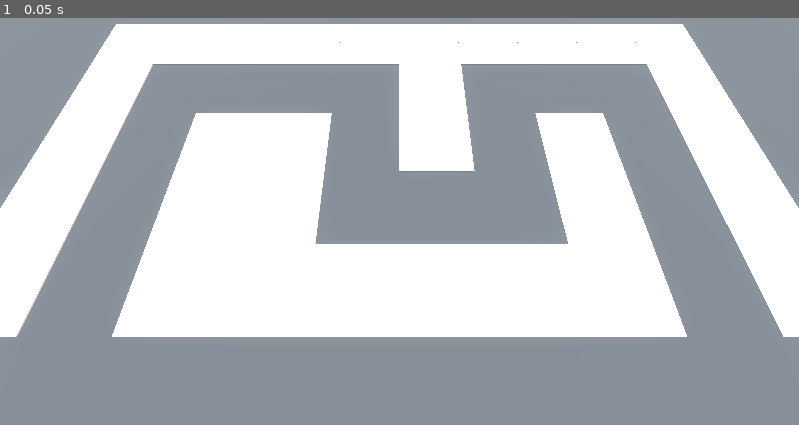
Above: before the commit, frame 1.
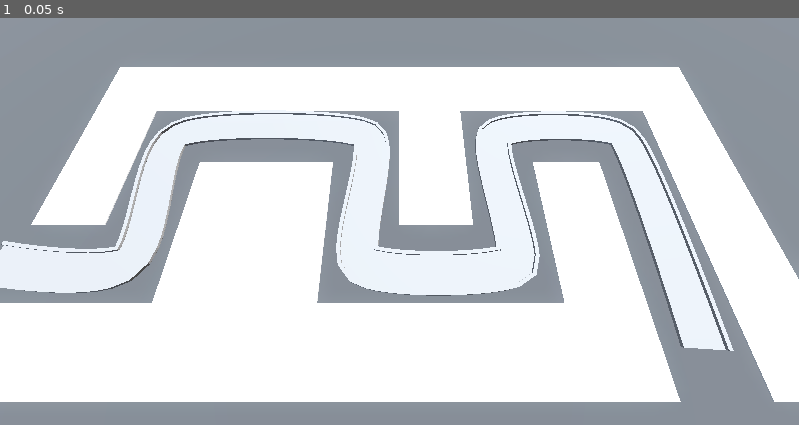
Above: after the commit, the same moment.

Repository: Bzparkes/BarbarianBlaster
Game: Godot game, scene res://BaseLevel.tscn
Same seed, same stepped clock (60 frames per second), same inputs: the game is played once before the commit and once after it. The project has no main scene, so this scene is started directly.
Inputs:
- Up to frame 1 (0.05 s): no input

The runs differ from the first frame. In frame 1, 52% of the frame differs, in the area x 0-100%, y 1-95%.

Commit message:
Added in the path

Diff:
--- a/BaseLevel.tscn
+++ b/BaseLevel.tscn
@@ -18,6 +18,13 @@
 [sub_resource type="StandardMaterial3D" id="StandardMaterial3D_lvb7b"]
 albedo_color = Color(0.26666668, 0.26666668, 0.26666668, 1)
 
+[sub_resource type="Curve3D" id="Curve3D_lvb7b"]
+_data = {
+"points": PackedVector3Array(0, 0, 0, 0, 0, 0, -21, 0, 6, -1, 0, 1, 1, 0, -1, -14, 0, 6, -1.2, 0, 1.2, 1.2, 0, -1.2, -14, 0, -2, -1, 0, -1, 1, 0, 1, -2, 0, -2, -0.8, 0, -0.8, 0.8, 0, 0.8, -2, 0, 6, -0.6, 0, 0.7, 0.6, 0, -0.7, 6, 0, 6, -0.8, 0, 1, 0.8, 0, -1, 6, 0, -2, -0.7, 0, -1, 0.7, 0, 1, 14, 0, -2, 0, 0, 0, 0, 0, 0, 14, 0, 10),
+"tilts": PackedFloat32Array(0, 0, 0, 0, 0, 0, 0, 0, 0)
+}
+point_count = 9
+
 [node name="BaseLevel" type="Node3D"]
 
 [node name="WorldEnvironment" type="WorldEnvironment" parent="."]
@@ -28,7 +35,7 @@
 shadow_enabled = true
 
 [node name="Camera3D" type="Camera3D" parent="."]
-transform = Transform3D(1, 0, 0, 0, 0.42261824, 0.9063078, 0, -0.9063078, 0.42261824, 0, 13.5, 12)
+transform = Transform3D(1, 0, 0, 0, 0.42261824, 0.9063078, 0, -0.9063078, 0.42261824, 0, 15, 9.5)
 
 [node name="CSGBox3D" type="CSGBox3D" parent="."]
 transform = Transform3D(1, 0, 0, 0, 1, 0, 0, 0, 1, 0, -1, 0)
@@ -41,7 +48,52 @@
 cell_size = Vector3(4, 4, 4)
 cell_center_y = false
 data = {
-"cells": PackedInt32Array(65535, 65534, 524288, 65531, 65535 …(93 unchanged characters)…  2, 2, 524288, 65531, 0, 524288, 65531, 1, 524288, 65531, 2, 524288, 65533, 2, 524288, 65534, 65534, 524288, 65534, 2, 524288, 0, 65534, 524288, 1, 65534, 524288, 2, 65534, 524288, 3, 65534, 524288, 4, 65534, 524288, 4, 0, 524288, 4, 1, 524288, 4, 2, 524288, 65533, 1, 1310720, 65534, 1, 1310720, 0, 0, 1310720, 2, 1, 1310720, 2, 0, 1310720, 0, 65535, 1310720, 65535, 2, 1310720, 0, 2, 1310720, 1, 2, 1310720, 65533, 0, 1310720, 65534, 0, 1310720)
+"cells": PackedInt32Array(65535, 65534, 524288, 65531, 65535 …(93 unchanged characters)…  2, 2, 524288, 65531, 0, 524288, 65531, 2, 524288, 65533, 2, 524288, 65534, 65534, 524288, 65534, 2, 524288, 0, 65534, 524288, 1, 65534, 524288, 2, 65534, 524288, 3, 65534, 524288, 4, 65534, 524288, 4, 0, 524288, 4, 1, 524288, 4, 2, 524288, 65533, 1, 1310720, 65534, 1, 1310720, 0, 0, 1310720, 2, 1, 1310720, 2, 0, 1310720, 0, 65535, 1310720, 65535, 2, 1310720, 0, 2, 1310720, 1, 2, 1310720, 65533, 0, 1310720, 65534, 0, 1310720, 65532, 2, 1310720)
 }
 metadata/_editor_floor_ = Vector3(0, 0, 0)
 metadata/_edit_lock_ = true
+
+[node name="Path3D" type="Path3D" parent="."]
+curve = SubResource("Curve3D_lvb7b")
+
+[node name="Road" type="CSGPolygon3D" parent="Path3D"]
+polygon = PackedVector2Array(-1, 0, -1, 0.01, 1, 0.01, 1, 0)
+mode = 2
+path_node = NodePath("..")
+path_interval_type = 0
+path_interval = 0.5
+path_simplify_angle = 0.0
+path_rotation = 2
+path_rotation_accurate = false
+path_local = false
+path_continuous_u = true
+path_u_distance = 1.0
+path_joined = false
+
+[node name="LeftEdge" type="CSGPolygon3D" parent="Path3D"]
+polygon = PackedVector2Array(-1.1, 0, -1.1, 0.15, -0.9, 0.15, -0.9, 0)
+mode = 2
+path_node = NodePath("..")
+path_interval_type = 0
+path_interval = 0.5
+path_simplify_angle = 0.0
+path_rotation = 2
+path_rotation_accurate = false
+path_local = false
+path_continuous_u = true
+path_u_distance = 1.0
+path_joined = false
+
+[node name="RightEdge" type="CSGPolygon3D" parent="Path3D"]
+polygon = PackedVector2Array(0.9, 0, 0.9, 0.15, 1.1, 0.15, 1.1, 0)
+mode = 2
+path_node = NodePath("..")
+path_interval_type = 0
+path_interval = 0.5
+path_simplify_angle = 0.0
+path_rotation = 2
+path_rotation_accurate = false
+path_local = false
+path_continuous_u = true
+path_u_distance = 1.0
+path_joined = false
Not shown: 1 places in BaseLevel.tscn that only renumber resources
